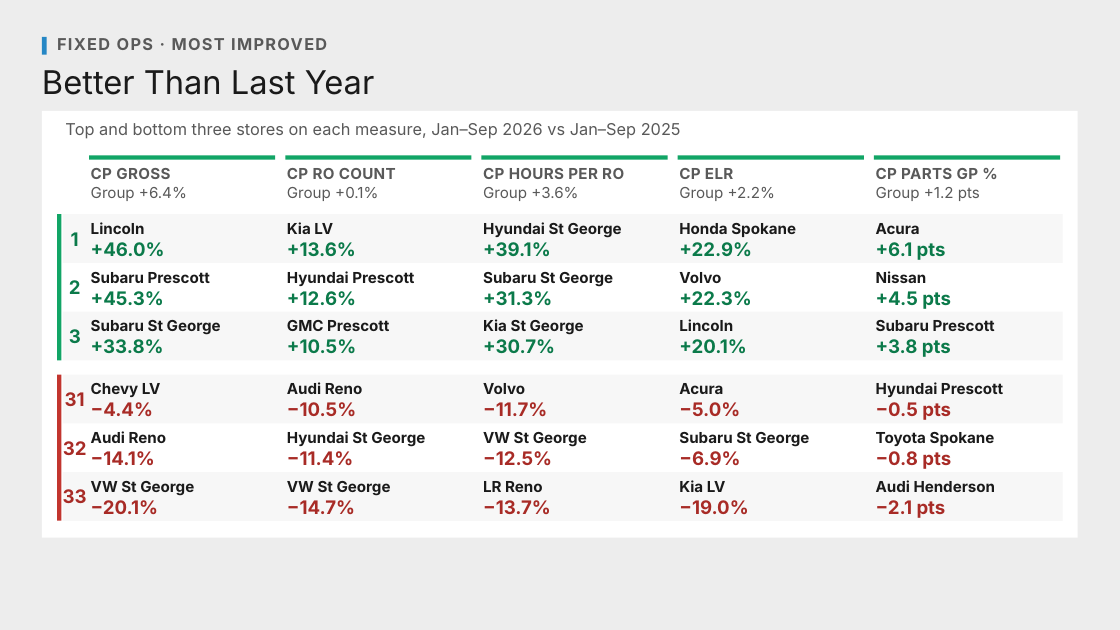
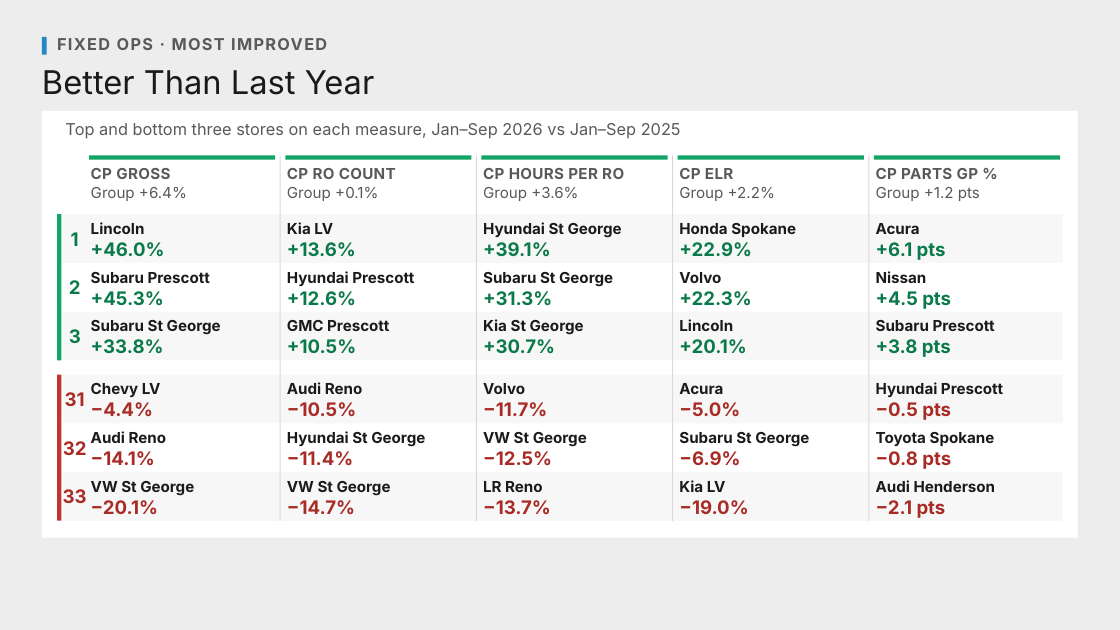
Before and after one commit to Ndresner/Noah, a slide deck: slide 1 of day2-deck/decks/Most Improved v2 - Review.pptx. Drawn at 1120x630 pixels with LibreOffice and Linux fonts; fonts in the diff are those of the drawing. Boxes give left, top, right and bottom in pixels: in the first picture for what was removed or moved away, otherwise in the second. Text is boxed around its words. In the diff, an @@ line names an element or a change of style, - is before the commit and + after.

```diff
--- a/day2-deck/decks/Most Improved v2 - Review.pptx
+++ b/day2-deck/decks/Most Improved v2 - Review.pptx
@@ rectangle added at (280, 155, 281, 521), fill #D9D9D9 @@
@@ rectangle added at (476, 155, 477, 521), fill #D9D9D9 @@
@@ rectangle added at (672, 155, 673, 521), fill #D9D9D9 @@
@@ rectangle added at (869, 155, 870, 521), fill #D9D9D9 @@
```
Also in this commit, not shown: 2 other slides changed, 9 other files.
